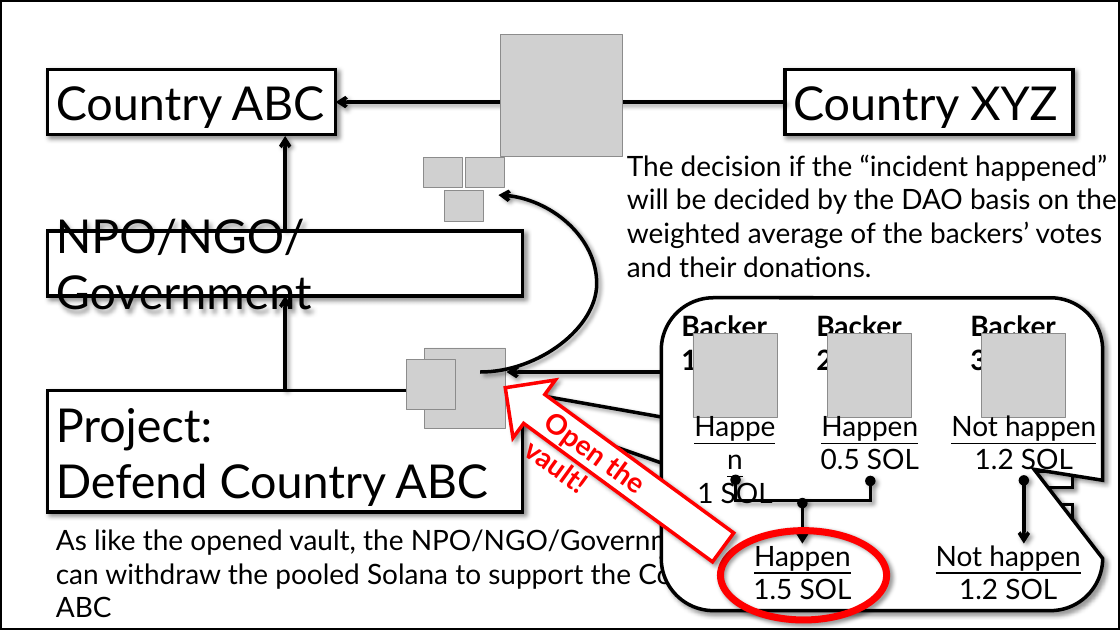
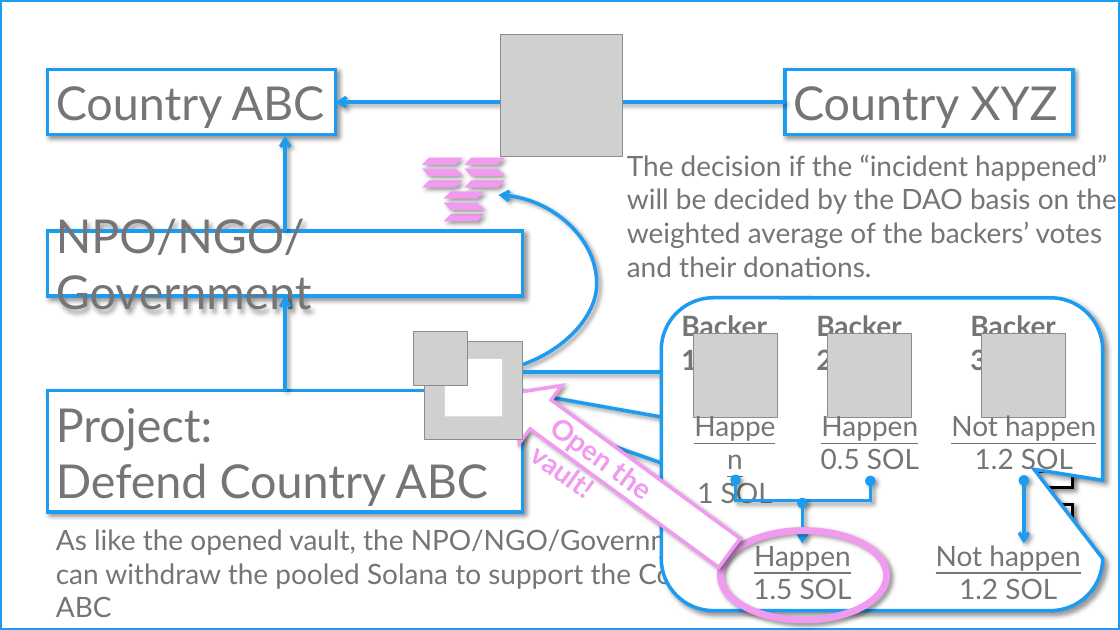
Before and after one commit to ohsugi/dove, a slide deck: slide 5 of images/DOVE.pptx. Drawn at 1120x630 pixels with LibreOffice and Linux fonts; fonts in the diff are those of the drawing; grey boxes stand for pictures. Boxes give left, top, right and bottom in pixels: in the first picture for what was removed or moved away, otherwise in the second. Text is boxed around its words. In the diff, an @@ line names an element or a change of style, - is before the commit and + after.

```diff
--- a/images/DOVE.pptx
+++ b/images/DOVE.pptx
@@ rectangle at [0, 0, 1120, 630]: outline #000000 3 pt to #1D9BF0 3 pt @@
@@ arrow (785, 103) - (336, 103): stroke #000000 3 pt to #1D9BF0 3 pt @@
@@ arrow (286, 231) - (286, 136): stroke #000000 3 pt to #1D9BF0 3 pt @@
@@ text colour #000000 to #757575 in 10 elements at [56, 526, 738, 589], [681, 312, 767, 376], [697, 479, 773, 509], [753, 541, 852, 599], [936, 541, 1080, 599], [816, 312, 902, 376], [821, 411, 919, 469], [970, 312, 1056, 376], [951, 411, 1096, 475], [627, 155, 1116, 277] @@
@@ parallelogram added at [422, 158, 462, 166], fill #F09BF0 @@
@@ parallelogram added at [422, 169, 462, 176], fill #F09BF0 @@
@@ parallelogram added at [465, 158, 505, 166], fill #F09BF0 @@
@@ parallelogram added at [465, 169, 505, 176], fill #F09BF0 @@
@@ parallelogram added at [422, 181, 462, 188], fill #F09BF0 @@
@@ parallelogram added at [444, 192, 484, 199], fill #F09BF0 @@
@@ parallelogram added at [444, 202, 484, 210], fill #F09BF0 @@
@@ parallelogram added at [465, 181, 505, 188], fill #F09BF0 @@
@@ curved arrow (481, 372) - (498, 195): stroke #000000 3 pt to #1D9BF0 3 pt @@
@@ text colour #000000 to #757575; outline #000000 3 pt to #1D9BF0 3 pt in 4 elements at [48, 391, 523, 513], [48, 70, 336, 134], [785, 70, 1073, 134], [48, 231, 523, 296] @@
@@ parallelogram added at [444, 214, 484, 222], fill #F09BF0 @@
@@ arrow (286, 391) - (286, 296): stroke #000000 3 pt to #1D9BF0 3 pt @@
@@ rounded speech box at [661, 298, 1102, 611]: outline #000000 3 pt to #1D9BF0 3 pt @@
@@ picture added at [414, 331, 468, 386] @@
@@ picture: place and size @@
-picture at [425, 348, 506, 429]
+picture at [424, 342, 523, 440]
@@ rectangle added at [445, 359, 502, 416], fill #FFFFFF @@
@@ group removed at [406, 157, 505, 410]: 4 pictures @@
@@ down arrow: place and size @@
-down arrow at [484, 359, 745, 577]
+down arrow at [490, 365, 751, 583]
@@ down arrow at [490, 365, 751, 583]: outline #FF0000 3 pt to #F09BF0 3 pt @@
@@ arrow (870, 372) - (507, 372): stroke #000000 3 pt to #1D9BF0 3 pt @@
@@ arrow (870, 454) - (507, 390): stroke #000000 3 pt to #1D9BF0 3 pt @@
@@ arrow (870, 536) - (509, 410): stroke #000000 3 pt to #1D9BF0 3 pt @@
@@ text "Open the vault!" at [535, 402, 720, 552]: text colour #FF0000 to #F09BF0 @@
@@ elbow double arrow (736, 480) - (870, 481): stroke #000000 3 pt to #1D9BF0 3 pt @@
@@ double arrow (802, 503) - (802, 544): stroke #000000 3 pt to #1D9BF0 3 pt @@
@@ double arrow (1024, 481) - (1024, 544): stroke #000000 3 pt to #1D9BF0 3 pt @@
@@ ellipse at [721, 531, 887, 620]: outline #FF0000 6 pt to #F09BF0 6 pt @@
```
Also in this commit, not shown: 4 other slides changed, 7 other files.
